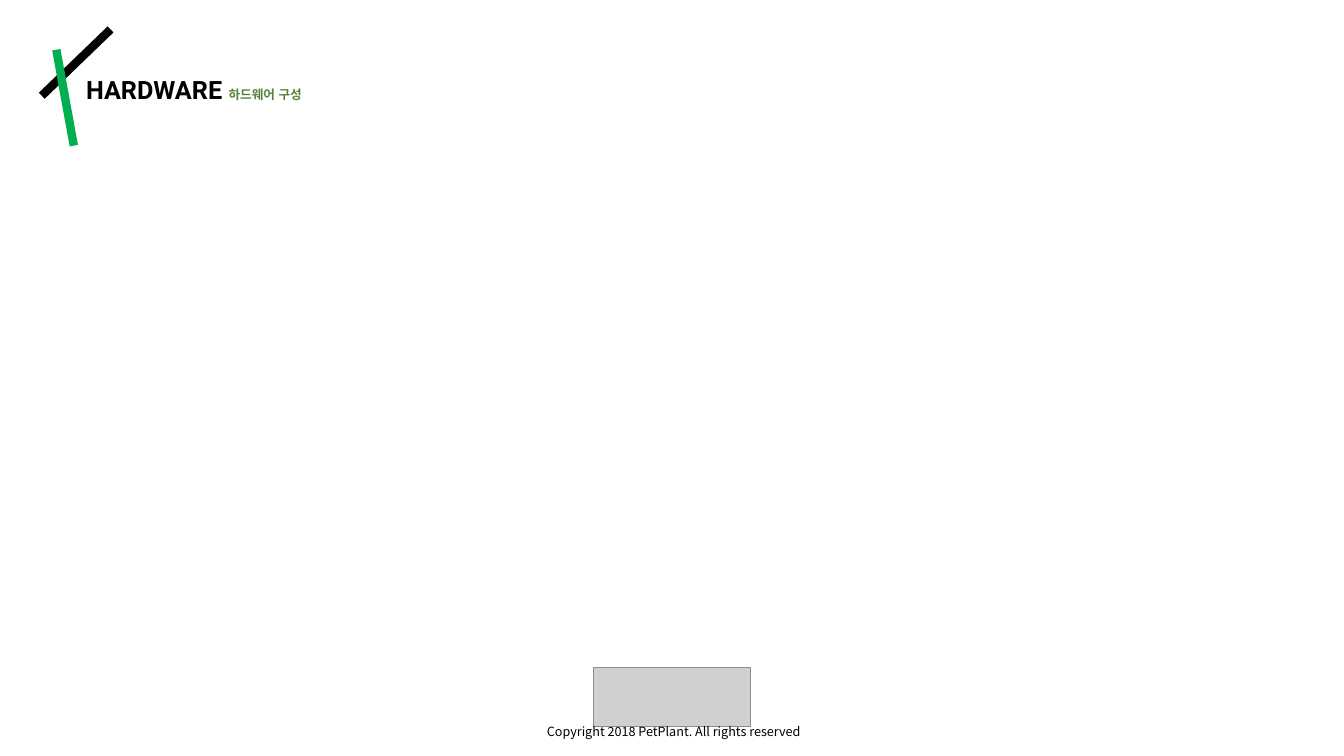
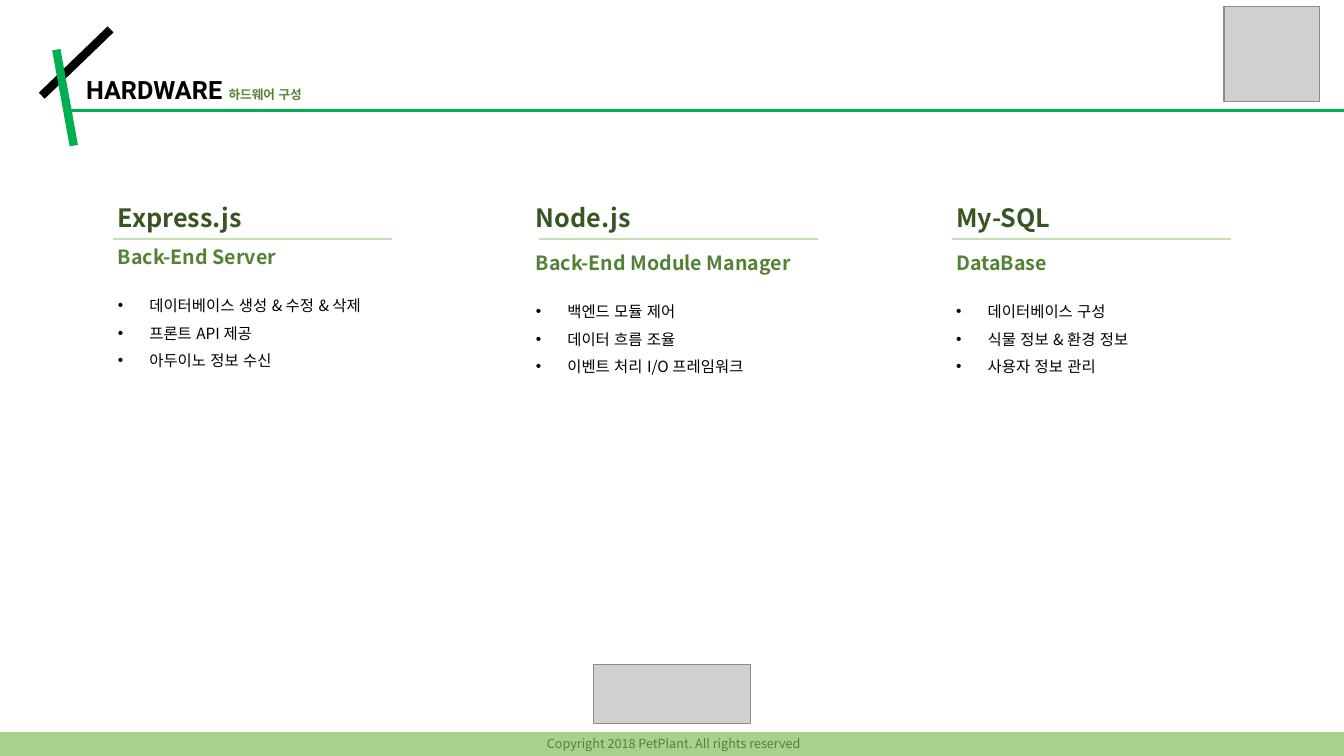
Before and after one commit to noreebia/pet-plant, a slide deck: slide 17 of PPT/ppt_final.pptx. Drawn at 1344x756 pixels with LibreOffice and Linux fonts; fonts in the diff are those of the drawing; grey boxes stand for pictures. Boxes give left, top, right and bottom in pixels: in the first picture for what was removed or moved away, otherwise in the second. Text is boxed around its words. In the diff, an @@ line names an element or a change of style, - is before the commit and + after.

```diff
--- a/PPT/ppt_final.pptx
+++ b/PPT/ppt_final.pptx
@@ picture added at <box>1224,6,1320,102</box> @@
@@ line added from (68, 110) to (1344, 110), #00B050 2.25 pt @@
@@ group added at <box>113,206,1231,375</box>: 6 texts, 3 lines @@
+Node.js
+Express.js
+My-SQL
+Back-End Server
+• 데이터베이스 생성 & 수정 & 삭제
+• 프론트 API 제공
+• 아두이노 정보 수신
+Back-End Module Manager
+• 백엔드 모듈 제어
+• 데이터 흐름 조율
+• 이벤트 처리 I/O 프레임워크
+DataBase
+• 데이터베이스 구성
+• 식물 정보 & 환경 정보
+• 사용자 정보 관리
@@ rectangle added at <box>0,732,1344,756</box>, fill #A9D18E @@
@@ text "Copyright 2018 PetPlant. All rights ...": place and size @@
-text "Copyright 2018 PetPlant. All rights ..." at <box>547,723,800,739</box>
+text "Copyright 2018 PetPlant. All rights ..." at <box>547,738,800,751</box>
@@ text "Copyright 2018 PetPlant. All rights ..." at <box>547,738,800,751</box>: text colour #000000 to #548235 @@
```
Also in this commit, not shown: 15 other slides changed.
